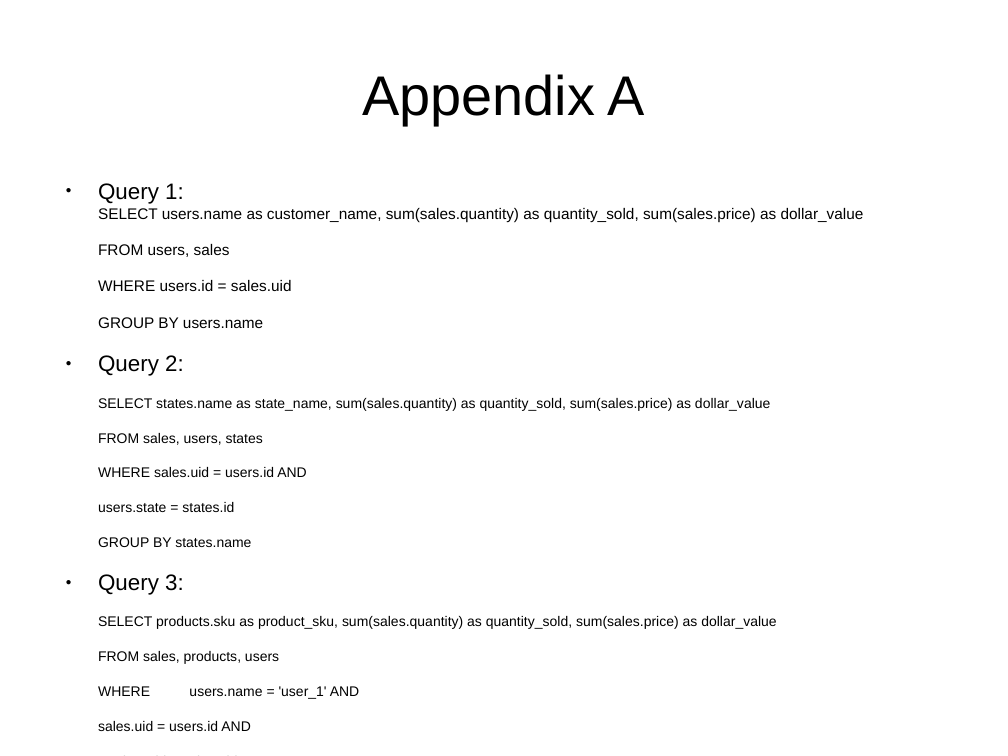
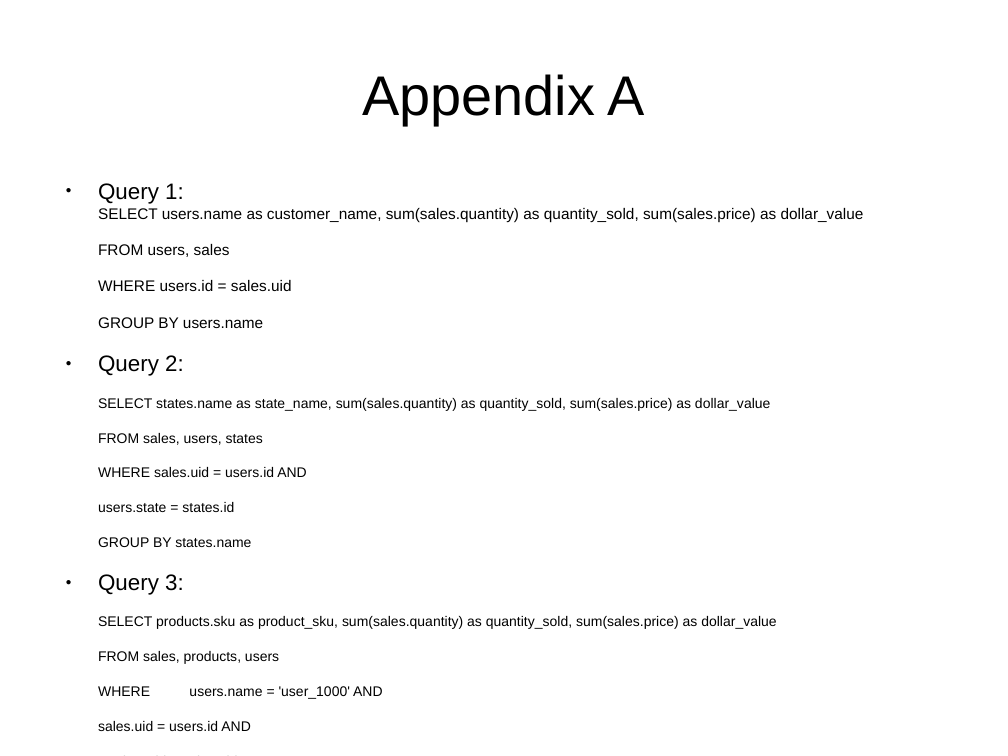
Before and after one commit to afcarl/dse201_final, a slide deck: slide 7 of dse201_final_report.odp. Drawn at 1008x756 pixels with LibreOffice and Linux fonts; fonts in the diff are those of the drawing. Boxes give left, top, right and bottom in pixels: in the first picture for what was removed or moved away, otherwise in the second. Text is boxed around its words. In the diff, an @@ line names an element or a change of style, - is before the commit and + after.

```diff
--- a/dse201_final_report.odp
+++ b/dse201_final_report.odp
@@ text at (x1=98, y1=686, x2=383, y2=699): text changed @@
-WHERE users.name = 'user_1' AND
+WHERE users.name = 'user_1000' AND
```
Also in this commit, not shown: 4 other slides changed, 1 slide added, 1 slide removed.
